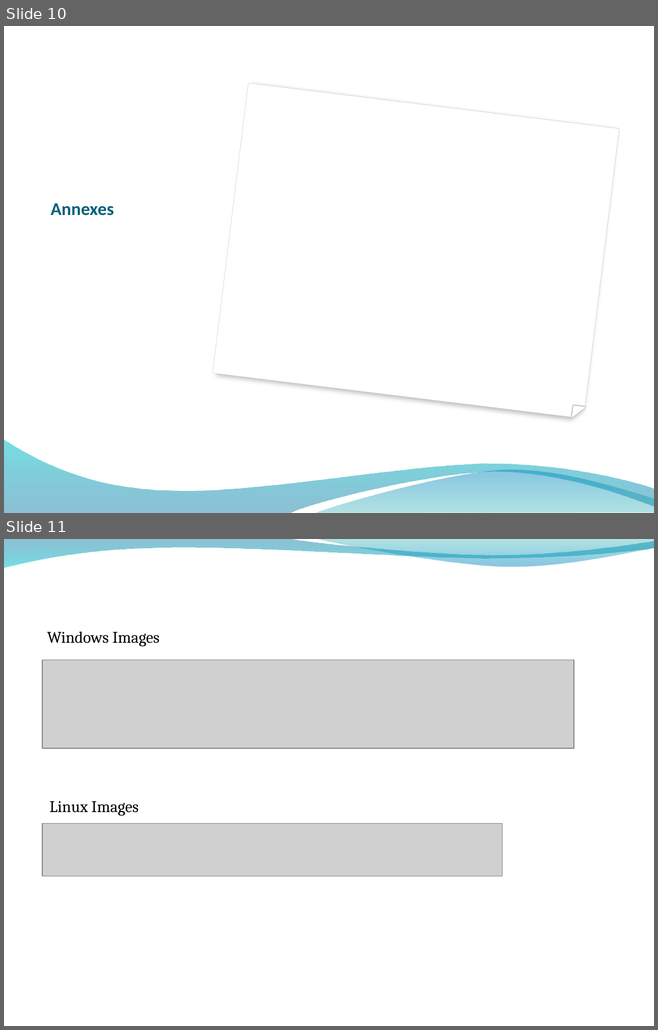
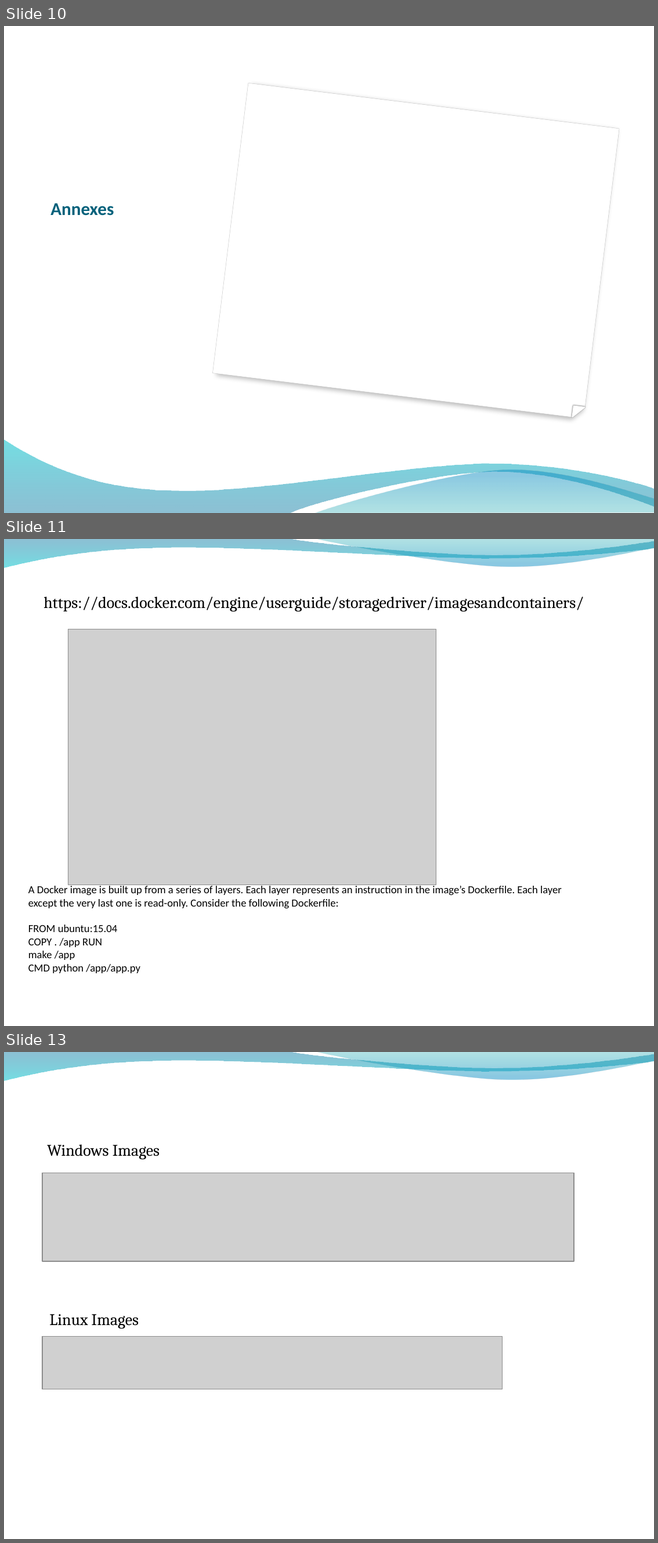
Before and after one commit to ygo74/microsvc, a slide deck: Documentation/Container Architecture.pptx. Shown one above the other, each under a label of ours: slides 10 and 11 before the commit, slides 10, 11 and 13 after it; the slides between them are not shown. The pictures are 658x1030 and 658x1543 pixels, drawn with LibreOffice and Linux fonts; fonts in the diff are those of the drawing; grey boxes stand for pictures; background and template pictures are left out. Boxes give left, top, right and bottom in pixels: in the first picture for what was removed or moved away, otherwise in the second. Text is boxed around its words. In the diff, an @@ line names an element or a change of style, - is before the commit and + after.

```diff
--- a/Documentation/Container Architecture.pptx
+++ b/Documentation/Container Architecture.pptx
@@ slide 11 added at <box>4,539,654,1026</box>, background picture (left out); not listed: 2 template elements that a slide beside it also shows @@
@@ text added at <box>43,596,583,611</box>, 18 pt, text #000000 @@
+https://docs.docker.com/engine/userguide/storagedriver/imagesandcontainers/
@@ picture added at <box>68,629,436,885</box> @@
@@ text added at <box>28,885,561,973</box>, 12 pt, text #000000 @@
+A Docker image is built up from a series of layers. Each layer represents an instruction in the image’s Dockerfile. Each layer except the very last one is read-only. Consider the following Dockerfile:
+FROM ubuntu:15.04
+COPY . /app RUN
+make /app
+CMD python /app/app.py
@@ what was slide 11 is now slide 13 @@
```
Also in this commit, not shown: 3 slides changed, 7 other slides added.
